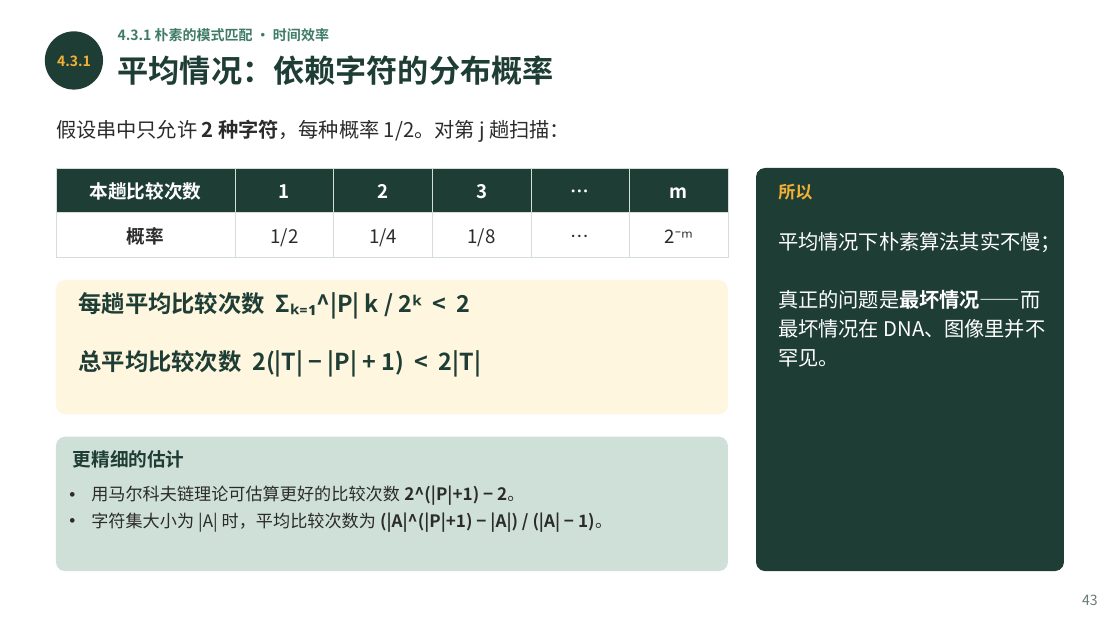
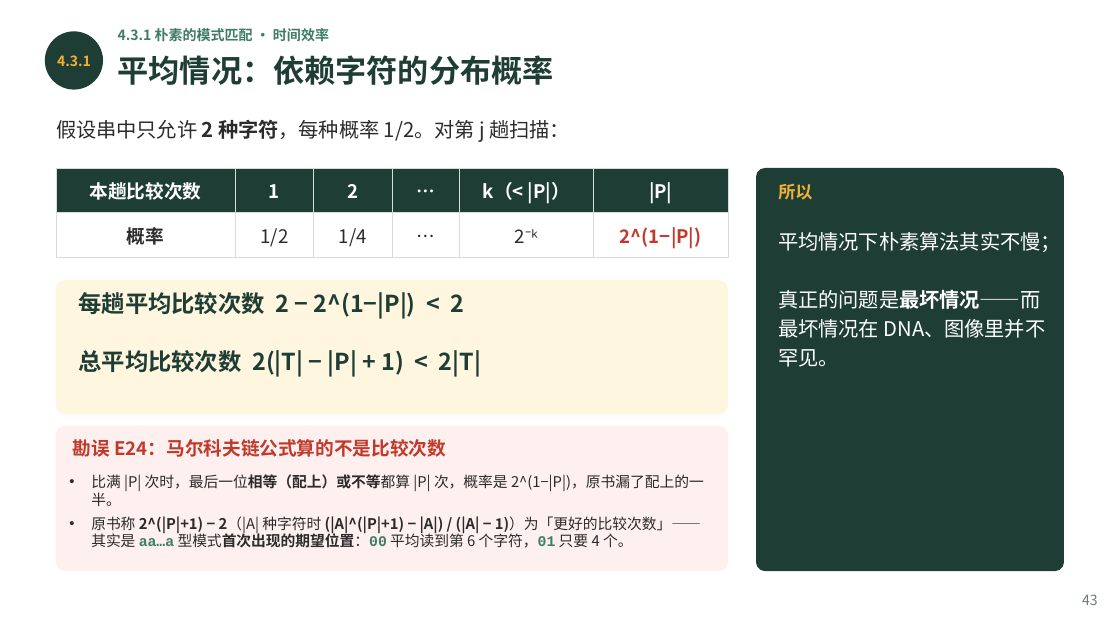
Before and after one commit to GMyhf/2026fall-cs201, a slide deck: slide 43 of courseware/202609_DSA_04_String.pptx. Drawn at 1120x630 pixels with LibreOffice and Linux fonts; fonts in the diff are those of the drawing. Boxes give left, top, right and bottom in pixels: in the first picture for what was removed or moved away, otherwise in the second. Text is boxed around its words. In the diff, an @@ line names an element or a change of style, - is before the commit and + after.

```diff
--- a/courseware/202609_DSA_04_String.pptx
+++ b/courseware/202609_DSA_04_String.pptx
@@ table at box(56, 168, 728, 280) @@
-row 1: 本趟比较次数 | 1 | 2 | 3 | ⋯ | m
+row 1: 本趟比较次数 | 1 | 2 | ⋯ | k（< |P|） | |P|
-row 2: 概率 | 1/2 | 1/4 | 1/8 | ⋯ | 2⁻ᵐ
+row 2: 概率 | 1/2 | 1/4 | ⋯ | 2⁻ᵏ | 2^(1−|P|)
@@ text at box(78, 292, 465, 318): text changed @@
-每趟平均比较次数 Σₖ₌₁^|P| k / 2ᵏ < 2
+每趟平均比较次数 2 − 2^(1−|P|) < 2
@@ rounded rectangle: place and size @@
-rounded rectangle at box(56, 437, 728, 571)
+rounded rectangle at box(56, 426, 728, 571)
@@ rounded rectangle at box(56, 426, 728, 571): fill #CFE0D8 to #FDF0EE; proportions changed @@
@@ text at box(73, 439, 446, 457): text changed; text colour #1E3D34 to #C0392B @@
-更精细的估计
+勘误 E24：马尔科夫链公式算的不是比较次数
@@ text at box(91, 474, 704, 548): text changed; size 11 to 9.5 pt @@
-• 用马尔科夫链理论可估算更好的比较次数 2^(|P|+1) − 2。
-• 字符集大小为 |A| 时，平均比较次数为 (|A|^(|P|+1) − |A|) / (|A| − 1)。
+• 比满 |P| 次时，最后一位相等（配上）或不等都算 |P| 次，概率是 2^(1−|P|)，原书漏了配上的一半。
+• 原书称 2^(|P|+1) − 2（|A| 种字符时 (|A|^(|P|+1) − |A|) / (|A| − 1)）为「更好的比较次数」——其实是 aa…a 型模式首次出现的期望位置：00 平均读到第 6 个字符，01 只要 4 个。
```
Also in this commit, not shown: 1 other file.
